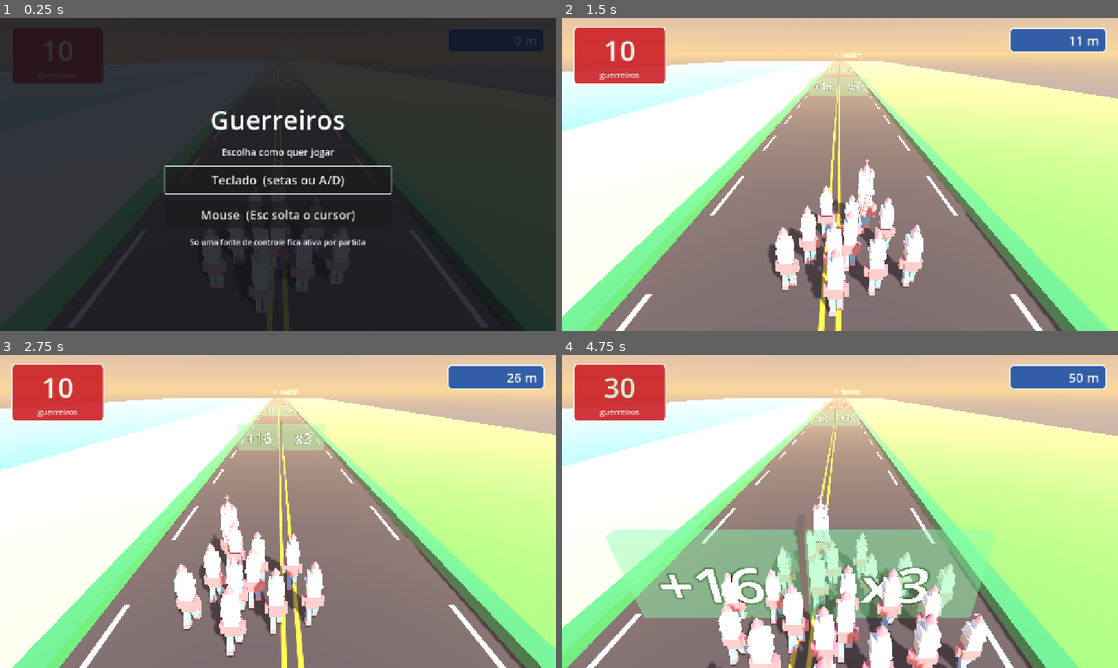
Above: before the commit, frames 1-4 (two rows, left to right).
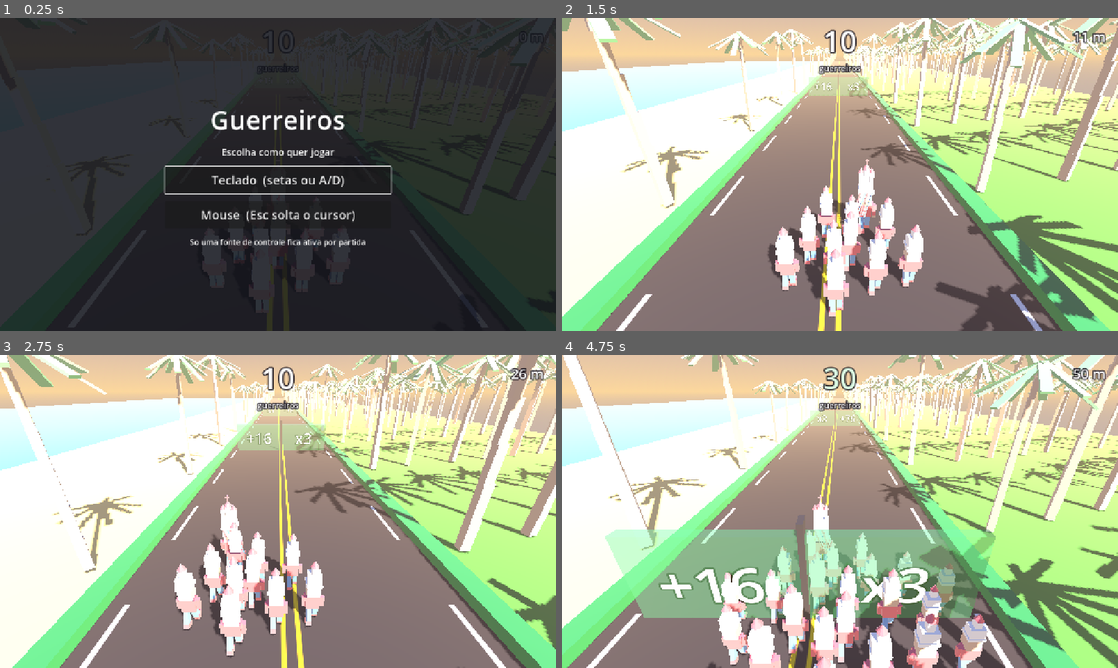
Above: after the commit, the same moments.

Repository: 3runorocha/COMP381-Projeto
Game: Godot game, scene res://scenes/Main.tscn
The game is run twice, just before and just after one commit, with the same random seed, the same clock (stepped at 60 frames per second) and the same inputs.
Inputs (mouse positions are in pixels of both pictures, inside the frame that each line leads up to):
- Up to frame 1 (0.25 s): no input
- Up to frame 2 (1.5 s): click "Teclado (setas ou A/D)" at 0.5 s; tap Enter (ui_accept) at 1.25 s; move the mouse to (962, 158) at 1.27 s; hold Right (mover_direita) from 1.28 s (still down); click (962, 158) at 1.42 s
- Up to frame 3 (2.75 s): tap Enter (ui_accept) at 1.52, 2.27 s; move the mouse to (166, 527) at 2.02 s; release Right (mover_direita) at 2.03 s; hold Left (mover_esquerda) from 2.03 s (still down)
- Up to frame 4 (4.75 s): move the mouse to (895, 442) at 2.77 s; release Left (mover_esquerda) at 2.78 s; hold Right (mover_direita) 2.78-4.28 s; move the mouse to (812, 574) at 3.52 s; click (812, 574) at 3.67 s; tap Enter (ui_accept) at 3.77, 4.52 s; move the mouse to (1006, 558) at 4.27 s; hold Left (mover_esquerda) from 4.28 s (still down)

The runs differ from the first frame. In frame 1, 1.9% of the frame differs, in the area x 2-98%, y 3-21%; in frame 2, 21%; in frame 3, 19%; in frame 4, 23%, in the area x 0-100%, y 0-100%.

Commit message:
Coqueiros de volta, HUD so texto, e a frequencia volta a escalar
Os coqueiros tinham sumido por regressao minha: eu inverti o distance_fade.
No Godot, min e a distancia em que o objeto COMECA A APARECER e max aquela
em que fica opaco, ou seja, o padrao e surgir de longe. Com min 500 e max
660 eu mandei o coqueiro ficar invisivel abaixo de 500, que e exatamente
onde ele e visto. Para sumir COM a distancia, min precisa ser MAIOR que max.

HUD refeito: contagem centrada no alto, distancia no canto direito, as duas
sem placa, so texto com contorno escuro. A contagem fica bem no alto de
proposito, porque os portoes aparecem da metade da tela para baixo.

A janela de leitura volta a escalar, de 4 s a 0.9 s ao longo de 140 portoes.
O piso de 2 s existia para o jogo nunca virar teste de reflexo; Bruno pediu
o contrario, e num jogo infinito isso e coerente: a corrida tem mesmo que
ficar impossivel em algum ponto, e e dali que vem a derrota.

Fila de pares cai de 3 para 2. Tres enchiam o fundo de rotulos borrados, que
era o "algo la no fundo" que Bruno via, e lookahead maior ainda e a causa da
margem real ficar abaixo do alvo.

Verificado: 272 coqueiros dentro de 200 da camera, contagem centrada e acima
da area dos portoes, nada se sobrepondo com 999999 guerreiros na tela.

Co-Authored-By: Claude Opus 5 <noreply@anthropic.com>

Diff:
--- a/scenes/interface/HUD.tscn
+++ b/scenes/interface/HUD.tscn
@@ -1,81 +1,53 @@
-[gd_scene load_steps=4 format=3]
+[gd_scene load_steps=2 format=3]
 
 [ext_resource type="Script" path="res://scripts/interface/hud.gd" id="1_hud"]
-
-[sub_resource type="StyleBoxFlat" id="Placa_vermelha"]
-content_margin_left = 20.0
-content_margin_top = 10.0
-content_margin_right = 20.0
-content_margin_bottom = 10.0
-bg_color = Color(0.8, 0.14, 0.16, 0.92)
-border_width_left = 3
-border_width_top = 3
-border_width_right = 3
-border_width_bottom = 3
-border_color = Color(0.95, 0.95, 0.93, 1)
-corner_radius_top_left = 10
-corner_radius_top_right = 10
-corner_radius_bottom_right = 10
-corner_radius_bottom_left = 10
-
-[sub_resource type="StyleBoxFlat" id="Placa_azul"]
-content_margin_left = 18.0
-content_margin_top = 8.0
-content_margin_right = 18.0
-content_margin_bottom = 8.0
-bg_color = Color(0.13, 0.33, 0.66, 0.92)
-border_width_left = 3
-border_width_top = 3
-border_width_right = 3
-border_width_bottom = 3
-border_color = Color(0.95, 0.95, 0.93, 1)
-corner_radius_top_left = 10
-corner_radius_top_right = 10
-corner_radius_bottom_right = 10
-corner_radius_bottom_left = 10
 
 [node name="HUD" type="CanvasLayer"]
 script = ExtResource("1_hud")
 
-[node name="PlacaContagem" type="PanelContainer" parent="."]
-offset_left = 26.0
-offset_top = 20.0
-offset_right = 240.0
-offset_bottom = 136.0
-theme_override_styles/panel = SubResource("Placa_vermelha")
-
-[node name="Caixa" type="VBoxContainer" parent="PlacaContagem"]
-layout_mode = 2
-theme_override_constants/separation = 0
-
-[node name="Contagem" type="Label" parent="PlacaContagem/Caixa"]
-layout_mode = 2
-theme_override_colors/font_color = Color(0.95, 0.95, 0.93, 1)
-theme_override_font_sizes/font_size = 64
+[node name="Contagem" type="Label" parent="."]
+anchor_left = 0.5
+anchor_right = 0.5
+offset_left = -220.0
+offset_top = 6.0
+offset_right = 220.0
+offset_bottom = 96.0
+grow_horizontal = 2
+theme_override_colors/font_color = Color(1, 1, 1, 1)
+theme_override_colors/font_outline_color = Color(0.09, 0.07, 0.11, 0.9)
+theme_override_constants/outline_size = 12
+theme_override_font_sizes/font_size = 68
 text = "10"
 horizontal_alignment = 1
+vertical_alignment = 1
 
-[node name="Rotulo" type="Label" parent="PlacaContagem/Caixa"]
-layout_mode = 2
-theme_override_colors/font_color = Color(0.95, 0.95, 0.93, 1)
-theme_override_font_sizes/font_size = 18
+[node name="Rotulo" type="Label" parent="."]
+anchor_left = 0.5
+anchor_right = 0.5
+offset_left = -220.0
+offset_top = 102.0
+offset_right = 220.0
+offset_bottom = 130.0
+grow_horizontal = 2
+theme_override_colors/font_color = Color(1, 1, 1, 1)
+theme_override_colors/font_outline_color = Color(0.09, 0.07, 0.11, 0.9)
+theme_override_constants/outline_size = 9
+theme_override_font_sizes/font_size = 19
 text = "guerreiros"
 horizontal_alignment = 1
 
-[node name="PlacaDistancia" type="PanelContainer" parent="."]
+[node name="Distancia" type="Label" parent="."]
 anchor_left = 1.0
 anchor_right = 1.0
-offset_left = -250.0
-offset_top = 22.0
-offset_right = -26.0
-offset_bottom = 78.0
+offset_left = -300.0
+offset_top = 20.0
+offset_right = -28.0
+offset_bottom = 66.0
 grow_horizontal = 0
-theme_override_styles/panel = SubResource("Placa_azul")
-
-[node name="Distancia" type="Label" parent="PlacaDistancia"]
-layout_mode = 2
-theme_override_colors/font_color = Color(0.95, 0.95, 0.93, 1)
-theme_override_font_sizes/font_size = 30
+theme_override_colors/font_color = Color(1, 1, 1, 1)
+theme_override_colors/font_outline_color = Color(0.09, 0.07, 0.11, 0.9)
+theme_override_constants/outline_size = 10
+theme_override_font_sizes/font_size = 32
 text = "0 m"
 horizontal_alignment = 2
 vertical_alignment = 1
--- a/scripts/interface/hud.gd
+++ b/scripts/interface/hud.gd
@@ -1,14 +1,16 @@
 extends CanvasLayer
 ## Mostra a contagem logica do cordao e a distancia percorrida.
 ##
-## Os dois ficam nos CANTOS, nunca no centro do topo. O centro e onde os
-## portoes aparecem no ponto de fuga: HUD ali disputa espaco justamente com o
-## numero que o jogador precisa ler para decidir.
+## Contagem centrada no alto, distancia no canto direito, as duas sem placa.
 ##
-## As placas usam as tres cores da bandeira de Alagoas, as mesmas da roupa do
-## guerreiro: contagem em vermelho, distancia em azul, texto e borda em branco.
-## Placa opaca em vez de contorno porque a pista virou asfalto escuro e o ceu e
-## claro: texto solto some num dos dois conforme o enquadramento.
+## A contagem ficou no centro a pedido de Bruno. Ela mora BEM no alto de
+## proposito: os portoes aparecem na metade da tela para baixo, e e por pouco
+## que os dois nao disputam espaco. Se algum dia encostarem, o que cede e a
+## contagem, porque o portao e o que precisa ser lido para decidir.
+##
+## Sem placa, o contorno escuro volta a ser obrigatorio: a pista e asfalto
+## escuro e o ceu e claro, entao texto branco solto some num dos dois conforme
+## o enquadramento.
 
 const COR_SUBIU := Color(0.35, 0.95, 0.5)
 const COR_DESCEU := Color(1.0, 0.45, 0.4)
@@ -16,9 +18,8 @@
 
 @export var player_path: NodePath = ^"../Player"
 
-@onready var _rotulo: Label = $PlacaContagem/Caixa/Contagem
-@onready var _distancia: Label = $PlacaDistancia/Distancia
-@onready var _placa: PanelContainer = $PlacaContagem
+@onready var _rotulo: Label = $Contagem
+@onready var _distancia: Label = $Distancia
 
 var _player: Node3D = null
 
@@ -43,10 +44,10 @@
     # atrapalhou. Isso importa porque o jogador esta olhando a pista, nao o HUD.
     var cor := COR_SUBIU if novo > anterior else COR_DESCEU
     _rotulo.modulate = cor
-    _placa.scale = Vector2.ONE * 1.12
+    _rotulo.scale = Vector2.ONE * 1.18
 
     _tween = create_tween().set_parallel(true)
-    _tween.tween_property(_placa, "scale", Vector2.ONE, 0.25).set_trans(Tween.TRANS_BACK).set_ease(Tween.EASE_OUT)
+    _tween.tween_property(_rotulo, "scale", Vector2.ONE, 0.25).set_trans(Tween.TRANS_BACK).set_ease(Tween.EASE_OUT)
     _tween.tween_property(_rotulo, "modulate", COR_NEUTRA, 0.4)
 
 
@@ -61,10 +62,9 @@
 ##
 ## Com o pivo no centro da caixa, o numero crescia tambem para cima e para a
 ## esquerda, e saia pela borda da tela: medido, o topo chegava a y = -9.
+## O tranco cresce a partir do centro, agora que o numero esta centrado.
 func _ajustar_pivo() -> void:
-    # O tranco agora cresce a PLACA inteira, nao so o numero: com placa, animar
-    # so o texto fazia ele vazar pela borda.
-    _placa.pivot_offset = Vector2.ZERO
+    _rotulo.pivot_offset = _rotulo.size * 0.5
 
 
 ## 23626 vira 23.626. Cinco digitos crus sao dificeis de ler de relance, e de
--- a/scripts/pista/level_generator.gd
+++ b/scripts/pista/level_generator.gd
@@ -15,16 +15,23 @@
 @export var player_path: NodePath = ^"../Player"
 @export var cena_par: PackedScene
 ## Quantos pares ficam vivos na pista ao mesmo tempo.
-@export var pares_ativos: int = 3
+@export var pares_ativos: int = 2
 ## Segundos de viagem entre um par e o seguinte. O espacamento em unidades sai
 ## da velocidade atual: com a velocidade subindo, distancia fixa encolheria o
 ## tempo de leitura e o jogo viraria teste de reflexo.
 @export var tempo_entre_pares: float = 4.0
-## Piso da janela de leitura. Abaixo disto o jogo testa reflexo, nao
-## matematica, e a mecanica inteira perde o sentido.
-@export var tempo_minimo_entre_pares: float = 2.0
+## Piso da janela de leitura.
+##
+## Era 2.0, pensado para o jogo nunca virar teste de reflexo. Bruno pediu o
+## contrario: que a frequencia continue subindo, porque a graca esta no
+## raciocinio RAPIDO. Num jogo infinito isso e coerente, a corrida tem mesmo
+## que ficar impossivel em algum ponto, e e dali que vem a derrota.
+@export var tempo_minimo_entre_pares: float = 0.9
 ## Em quantos portoes a janela vai do inicial ao minimo.
-@export var portoes_ate_tempo_minimo: int = 30
+##
+## Subiu de 30 para 140 junto com o piso: o mesmo encolhimento espalhado por
+## mais portoes, senao a dificuldade chega ao teto em um minuto de corrida.
+@export var portoes_ate_tempo_minimo: int = 140
 @export var espacamento_minimo: float = 25.0
 ## Distancia total em modo fase. Zero deixa o jogo infinito.
 @export var distancia_final: float = 0.0
--- a/scripts/pista/roadside.gd
+++ b/scripts/pista/roadside.gd
@@ -150,8 +150,14 @@
             if base is StandardMaterial3D:
                 var copia: StandardMaterial3D = base.duplicate()
                 copia.distance_fade_mode = BaseMaterial3D.DISTANCE_FADE_PIXEL_DITHER
-                copia.distance_fade_max_distance = distancia_sumico
-                copia.distance_fade_min_distance = distancia_sumico - faixa_sumico
+                # INVERTIDO de proposito. No Godot, min e a distancia em que o
+                # objeto comeca a aparecer e max aquela em que fica opaco, ou
+                # seja, o padrao e surgir de longe. Com min MAIOR que max o
+                # comportamento se inverte e ele some com a distancia, que e o
+                # que se quer. Na primeira tentativa eu troquei os dois e os
+                # coqueiros ficaram invisiveis em toda a parte visivel.
+                copia.distance_fade_min_distance = distancia_sumico
+                copia.distance_fade_max_distance = distancia_sumico - faixa_sumico
                 saida.append(copia)
             else:
                 saida.append(base)
Not shown, changed: CLAUDE.md
